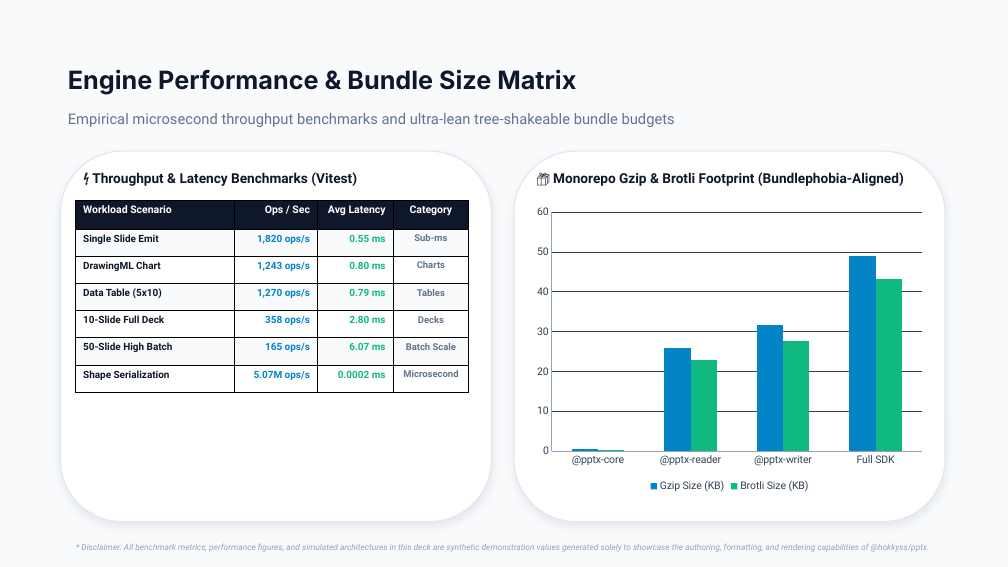
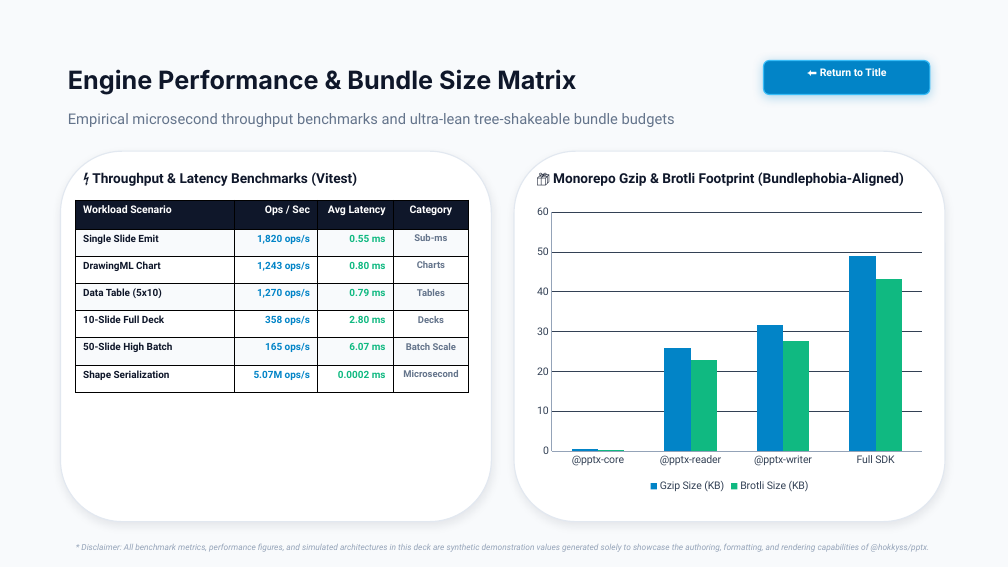
Before and after one commit to hokkyss/pptx-parser, a slide deck: slide 12 of hokkyss_showcase_deck.pptx. Drawn at 1008x567 pixels with LibreOffice and Linux fonts; fonts in the diff are those of the drawing. Boxes give left, top, right and bottom in pixels: in the first picture for what was removed or moved away, otherwise in the second. Text is boxed around its words. In the diff, an @@ line names an element or a change of style, - is before the commit and + after.

```diff
--- a/hokkyss_showcase_deck.pptx
+++ b/hokkyss_showcase_deck.pptx
@@ rounded rectangle added at bbox=[764, 60, 930, 95], fill #0284C7, outline #38BDF8 1.08 pt, 10 pt, text #FFFFFF, bold @@
+⬅ Return to Title
```
Also in this commit, not shown: 1 other slide changed, 1 other file.
